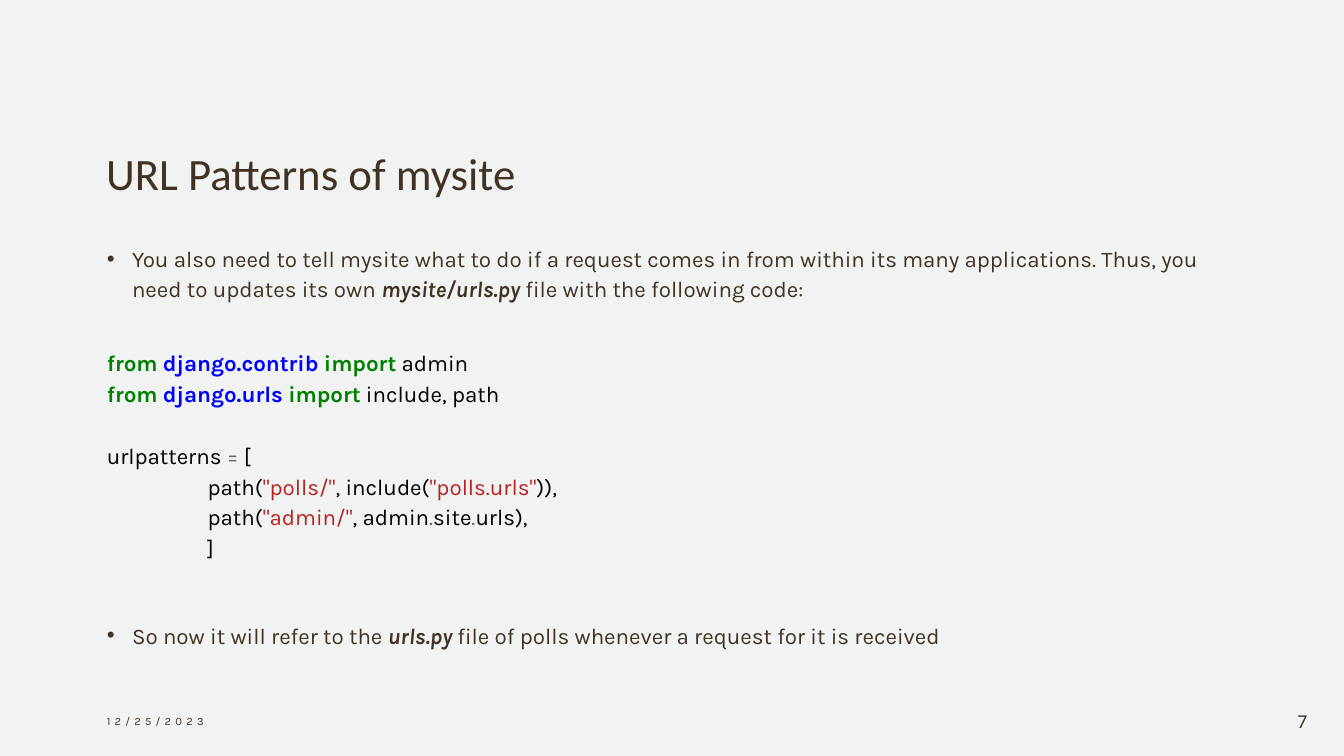
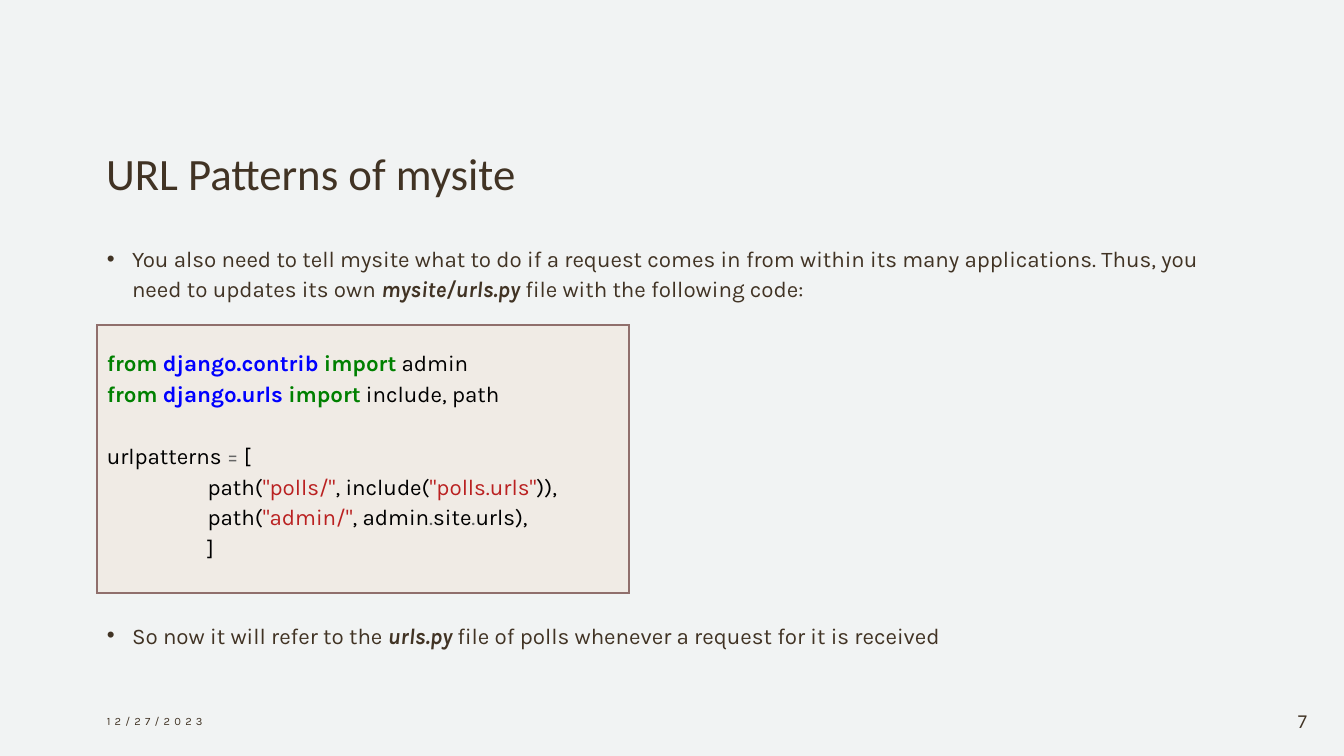
Before and after one commit to umairazfar/WAS, a slide deck: slide 7 of Lectures/Lecture04 - Views Models Templates.pptx. Drawn at 1344x756 pixels with LibreOffice and Linux fonts; fonts in the diff are those of the drawing. Boxes give left, top, right and bottom in pixels: in the first picture for what was removed or moved away, otherwise in the second. Text is boxed around its words. In the diff, an @@ line names an element or a change of style, - is before the commit and + after.

```diff
--- a/Lectures/Lecture04 - Views Models Templates.pptx
+++ b/Lectures/Lecture04 - Views Models Templates.pptx
@@ rectangle added at <box>97,325,629,593</box>, fill #F0EBE5, outline #91706C 1.5 pt @@
@@ text at <box>107,717,203,726</box>: text changed @@
-12/25/2023
+12/27/2023
```
Also in this commit, not shown: 17 other slides changed, 7 slides added.
